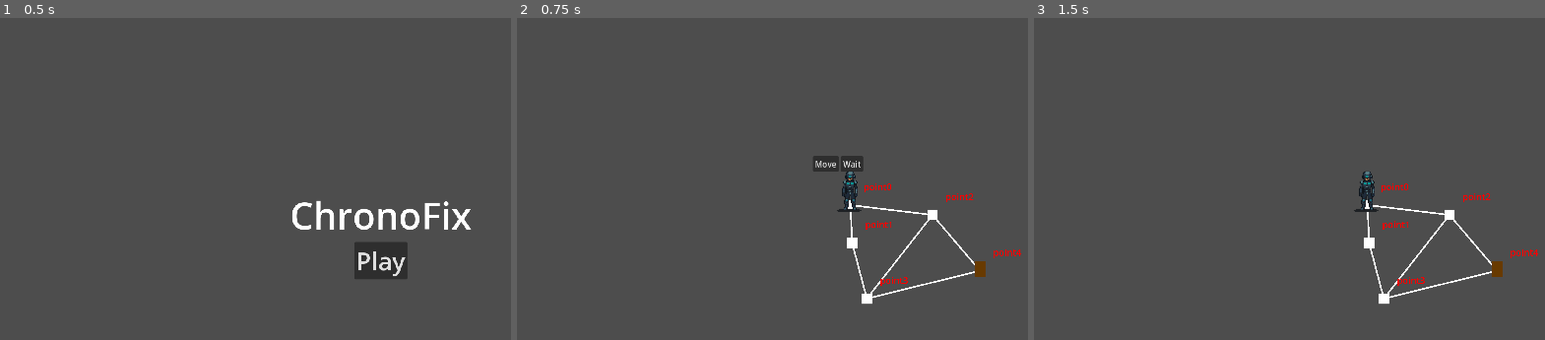
Above: before the commit, frames 1-3 (left to right).
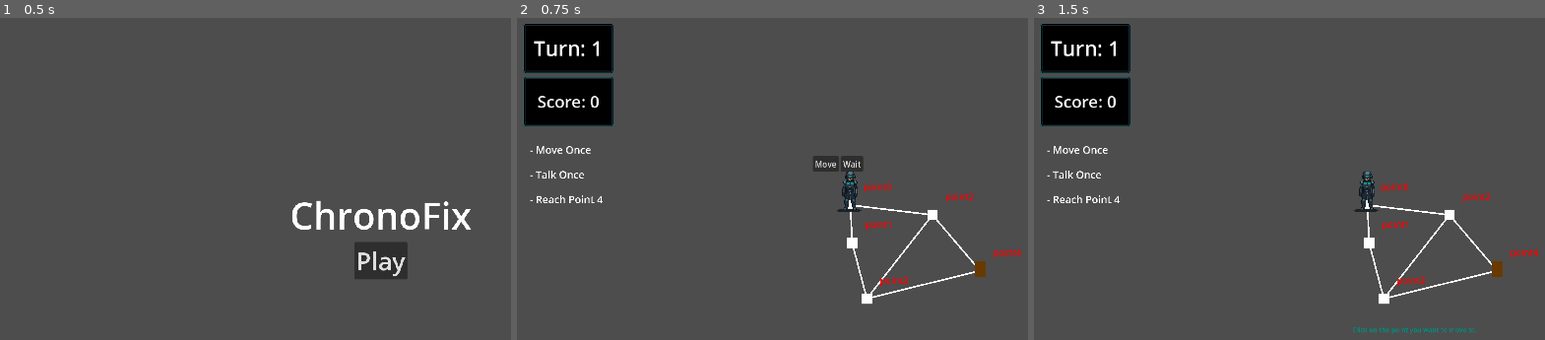
Above: after the commit, the same moments.

Repository: GreyedOutName/ChronoPunk-ForDevConManila
Game: Godot game, scene res://Scenes/main_menu.tscn
The game is run twice, just before and just after one commit, with the same random seed, the same clock (stepped at 60 frames per second) and the same inputs.
Inputs:
- Up to frame 1 (0.5 s): no input
- Up to frame 2 (0.75 s): click "Play" at 0.5 s
- Up to frame 3 (1.5 s): click "Move" at 1.25 s

Frame 1 is identical in both runs. In frame 2, 5.7% of the frame differs, in the area x 1-19%, y 1-58%; in frame 3, 5.8%, in the area x 1-87%, y 1-99%.

Commit message:
removal of vision cone

Diff:
--- a/Scenes/Level1.tscn
+++ b/Scenes/Level1.tscn
@@ -42,4 +42,3 @@
 position = Vector2(50, 22)
 
 [node name="CanvasLayer" parent="." instance=ExtResource("7_6jj8j")]
-visible = false
--- a/Scripts/enemy.gd
+++ b/Scripts/enemy.gd
@@ -57,3 +57,14 @@
 func distracted(position:Vector2):
 	isDistracted = true
 	target_position = position
+
+
+func _on_vision_cone_area_entered(area: Area2D) -> void:
+	if area.name == "Player":
+		print("player get")
+		modulate = Color(0,0,0)
+
+func _on_vision_cone_area_exited(area: Area2D) -> void:
+	if area.name == "Player":
+		print("player out")
+		modulate = Color(255,255,255)
--- a/objects/enemy.tscn
+++ b/objects/enemy.tscn
@@ -1,14 +1,11 @@
-[gd_scene load_steps=6 format=3 uid="uid://mwss4orfwysh"]
+[gd_scene load_steps=4 format=3 uid="uid://mwss4orfwysh"]
 
 [ext_resource type="Script" uid="uid://co87obe2aipqd" path="res://Scripts/enemy.gd" id="1_882u1"]
-[ext_resource type="Script" uid="uid://bkt1w6alu04uy" path="res://objects/vision_cone.gd" id="2_7jlpp"]
 
 [sub_resource type="RectangleShape2D" id="RectangleShape2D_6l7je"]
 size = Vector2(11, 17)
 
 [sub_resource type="CanvasTexture" id="CanvasTexture_jv6wh"]
-
-[sub_resource type="CanvasItemMaterial" id="CanvasItemMaterial_882u1"]
 
 [node name="Enemy" type="CharacterBody2D" groups=["npc"]]
 visibility_layer = 512
@@ -29,11 +26,3 @@
 
 [node name="CollisionShape2D" type="CollisionShape2D" parent="Area2D"]
 shape = SubResource("RectangleShape2D_6l7je")
-
-[node name="VisionCone" type="Area2D" parent="."]
-material = SubResource("CanvasItemMaterial_882u1")
-script = ExtResource("2_7jlpp")
-
-[node name="CollisionPolygon2D" type="CollisionPolygon2D" parent="VisionCone"]
-position = Vector2(-10, 0)
-polygon = PackedVector2Array(-53, -14, -53, 0, -53, 12, 7, 0)
--- a/objects/vision_cone.gd
+++ /dev/null
@@ -1 +0,0 @@
-extends Area2D
Not shown, removed: objects/vision_cone.gd.uid
